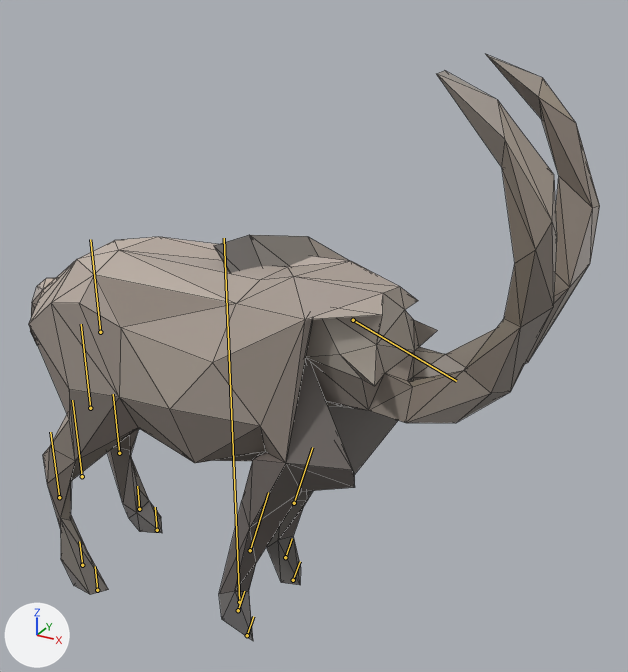
One commit to the glTF model assets/models/animal/salvaje/ibice.glb: the scene before it, then after it.
Before and after are seen from a camera (50 mm lens) standing at (0.947, -1.357, 1.411) and looking at (0.159, 0.077, 0.694). The lights are fixed; the arrows at lower left show +X, +Y and +Z. The older version comes first. Both versions are drawn at frame 0 of the action 'pastar'; the numbers are the values there. The bones that change, and the others that lie on the model, are drawn over the model as lines. Mesh edges are drawn as thin lines.

Names of what the first picture shows: 'cuerpo'.
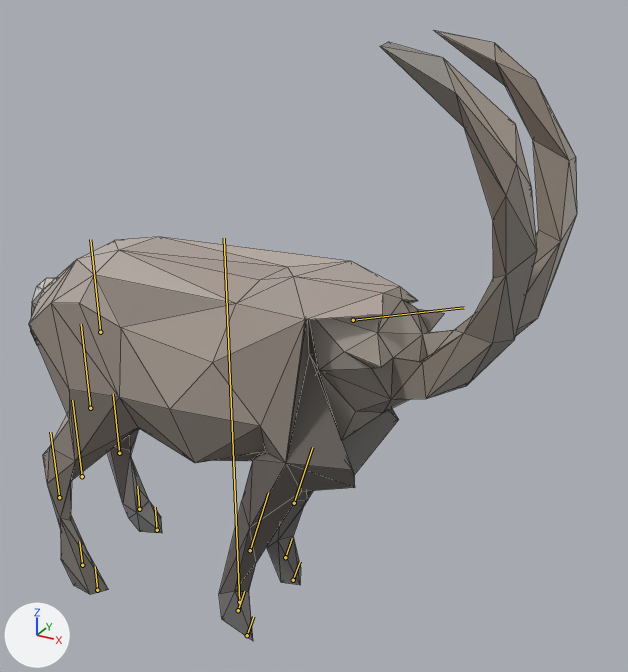
Location of each change, [x1, y1, x2, y2] in pixels of the pictures (628 x 672 px):
'cuerpo', posed
    before: [29, 54, 600, 640]
    after: [29, 31, 577, 640]
bone 'cabeza', root to tip
    before: (353, 320) to (456, 381)
    after: (353, 320) to (464, 307)

The change, as a list of edits to the scene's bpy script:
```text
Change bone_cabeza:
    where bone_cabeza = bpy.data.objects['Armature'].pose.bones['cabeza']  # child of 'cuello'
    bone_cabeza.rotation_quaternion: (0.976, 0.0, 0.0, -0.216) -> (0.994, 0.0, 0.0, 0.107)  # degrees (0, 0, -25) -> degrees (0, 0, 12)
```
